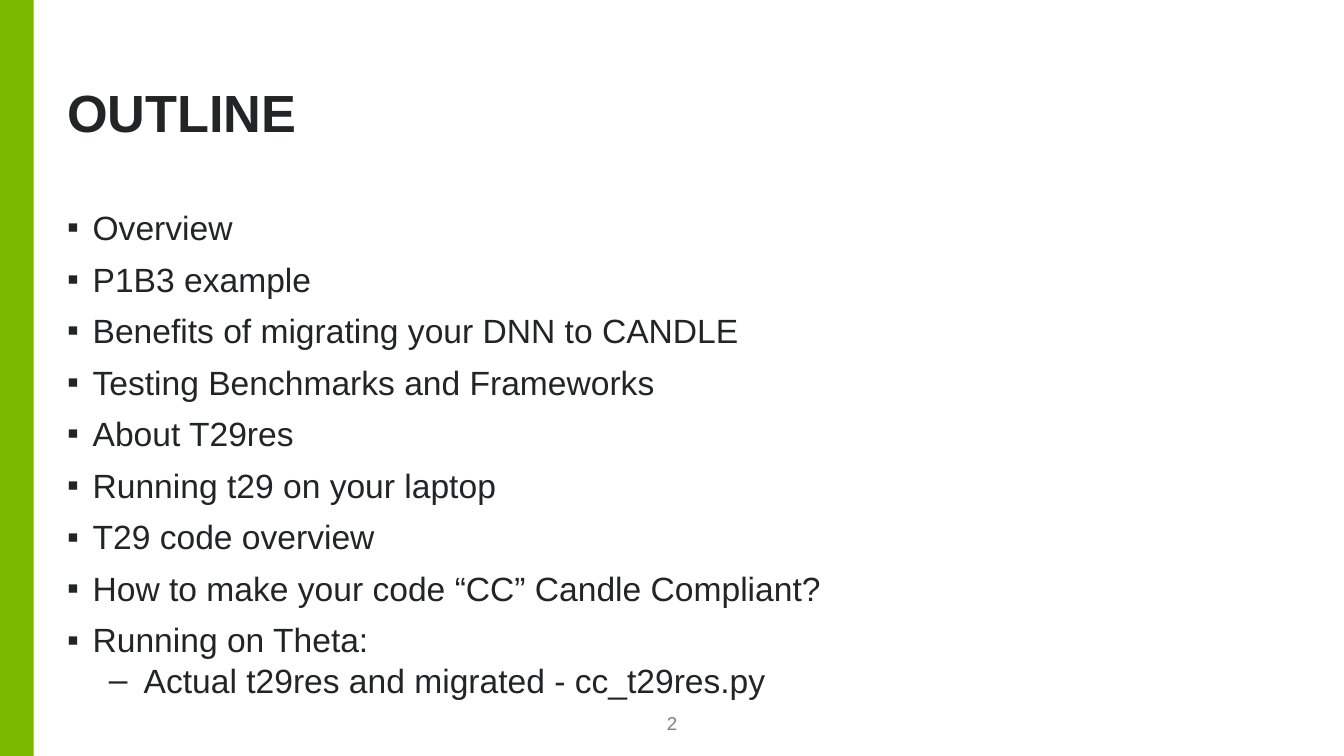
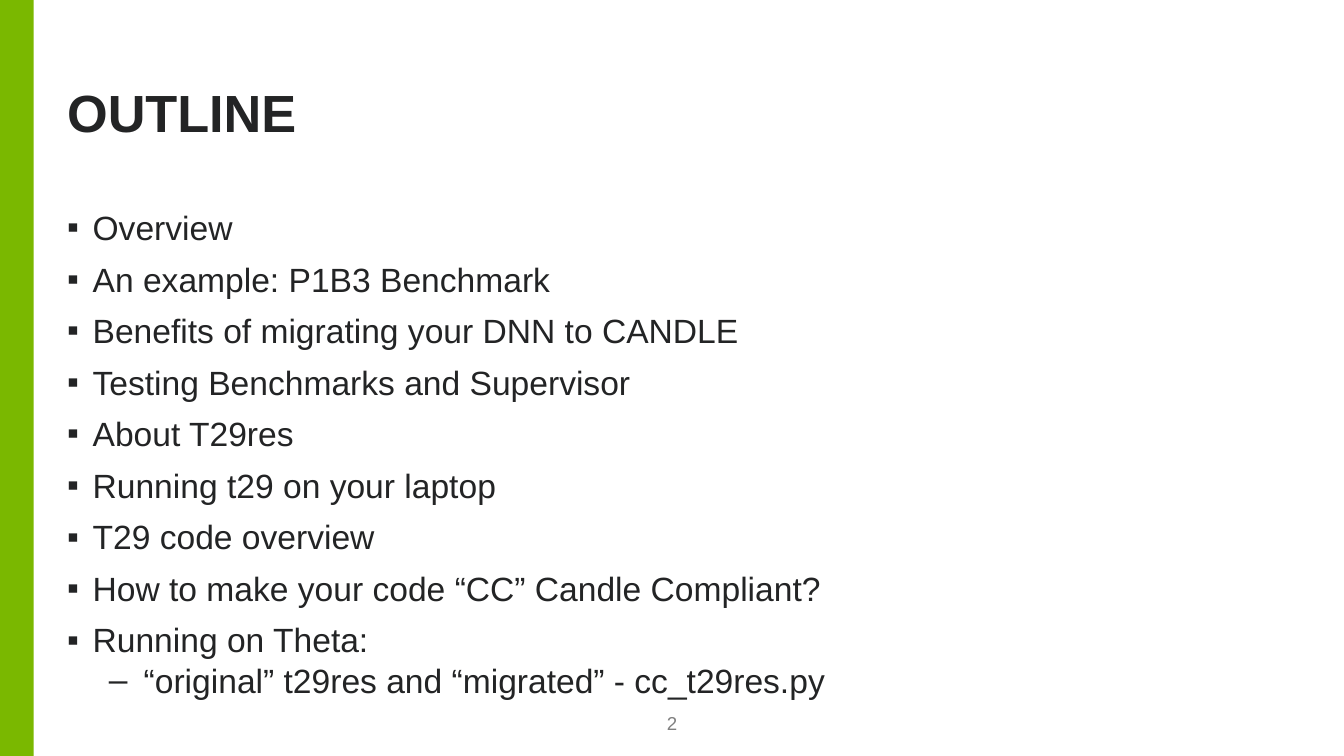
Before and after one commit to brettin/candle_tutorials, a slide deck: slide 2 of Topics/1_migrating_your_DNN_to_candle/CANDLE_Compliant_DNN.pptx. Drawn at 1344x756 pixels with LibreOffice and Linux fonts; fonts in the diff are those of the drawing; background and template pictures are left out. Boxes give left, top, right and bottom in pixels: in the first picture for what was removed or moved away, otherwise in the second. Text is boxed around its words. In the diff, an @@ line names an element or a change of style, - is before the commit and + after.

```diff
--- a/Topics/1_migrating_your_DNN_to_candle/CANDLE_Compliant_DNN.pptx
+++ b/Topics/1_migrating_your_DNN_to_candle/CANDLE_Compliant_DNN.pptx
@@ text at box(93, 267, 550, 298): text changed @@
-▪ P1B3 example
+▪ An example: P1B3 Benchmark
@@ text at box(93, 370, 631, 401): text changed @@
-▪ Testing Benchmarks and Frameworks
+▪ Testing Benchmarks and Supervisor
@@ text at box(144, 668, 824, 699): text changed @@
-  – Actual t29res and migrated - cc_t29res.py
+  – “original” t29res and “migrated” - cc_t29res.py
```
Also in this commit, not shown: 4 other slides changed, 2 other files.
